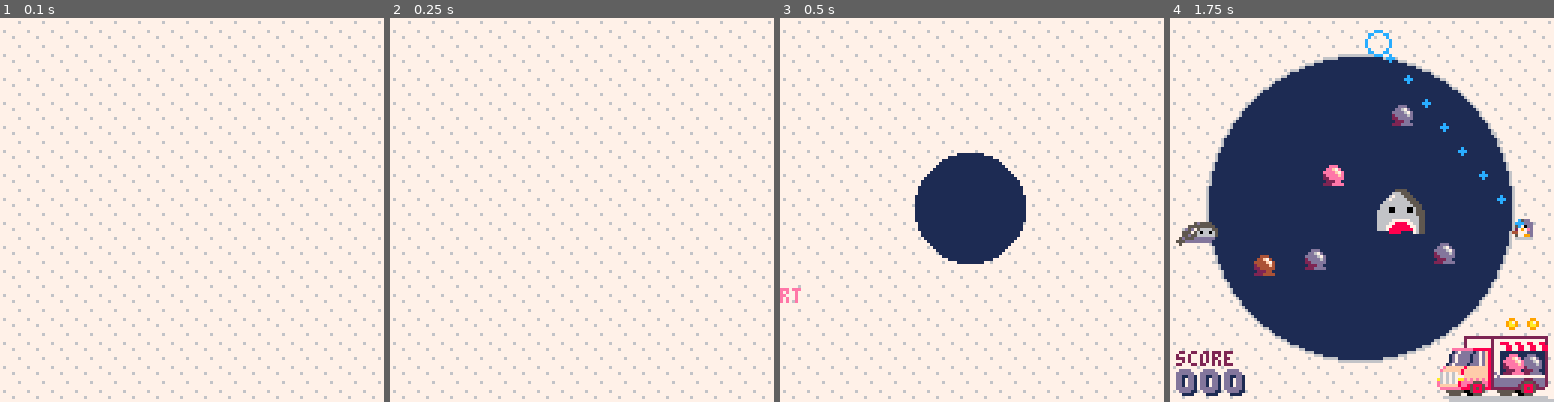
Above: before the commit, frames 1-4 (left to right).
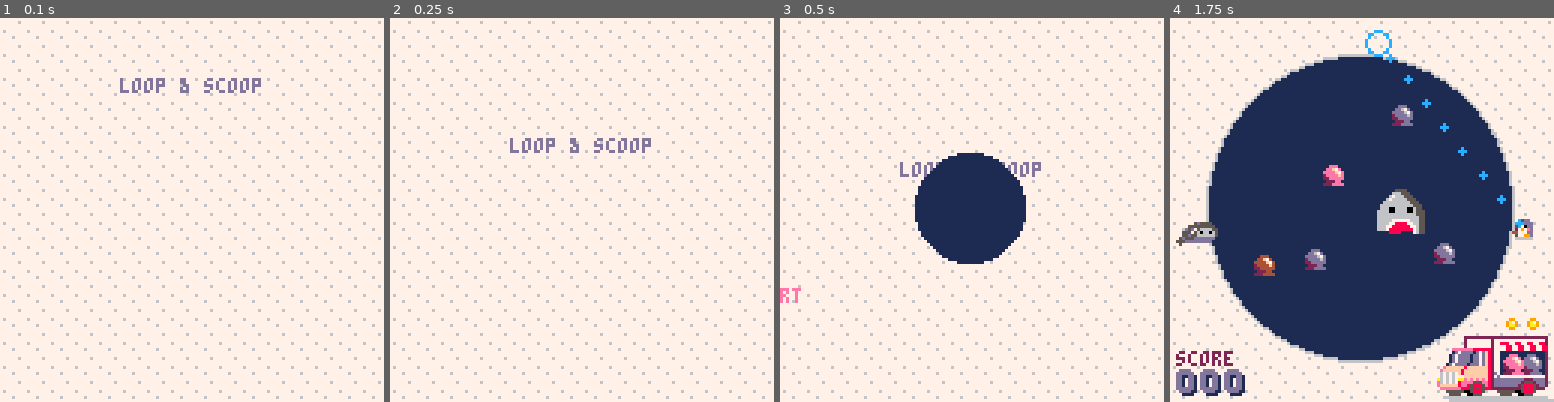
Above: after the commit, the same moments.

Repository: phwebi/loop-n-scoop
Game: PICO-8 cartridge not_frogger.p8
Two runs of this game, one before a commit and one after it. Both use one fixed random seed, a clock stepped at 60 frames per second and the inputs below.
Inputs:
- Up to frame 1 (0.1 s): no input
- Up to frame 2 (0.25 s): no input
- Up to frame 3 (0.5 s): tap X (X key) at 0.33 s
- Up to frame 4 (1.75 s): tap O (Z key) at 0.7, 1.7 s; tap X (X key) at 1.07 s; hold Right from 1.6 s (still down)

The runs differ from the first frame. In frame 1, 0.6% of the frame differs, in the area x 31-68%, y 15-20%; in frame 2, 0.6%; in frame 3, 0.3%; in frame 4, nothing differs.

Commit message:
add simple title

Diff:
--- a/not_frogger.p8
+++ b/not_frogger.p8
@@ -129,6 +129,8 @@
 function draw_title()
   cls(7)
   map(0,0,0,0,16,16)
+
+  print('loop & scoop', 40, min(48, 5*t), 13)
 
   if (t>0) then
     local c=t%16>4 and 13 or 14
